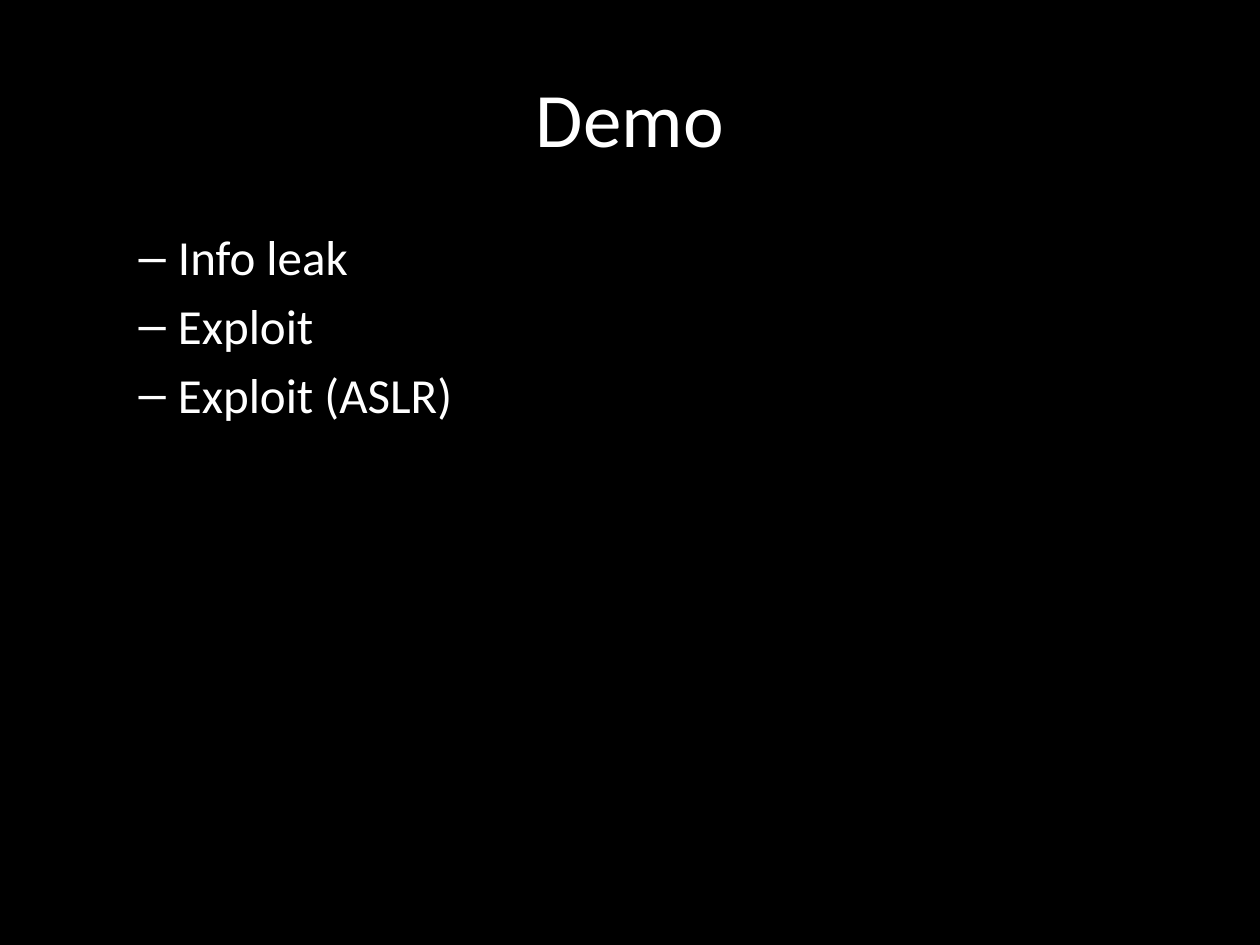
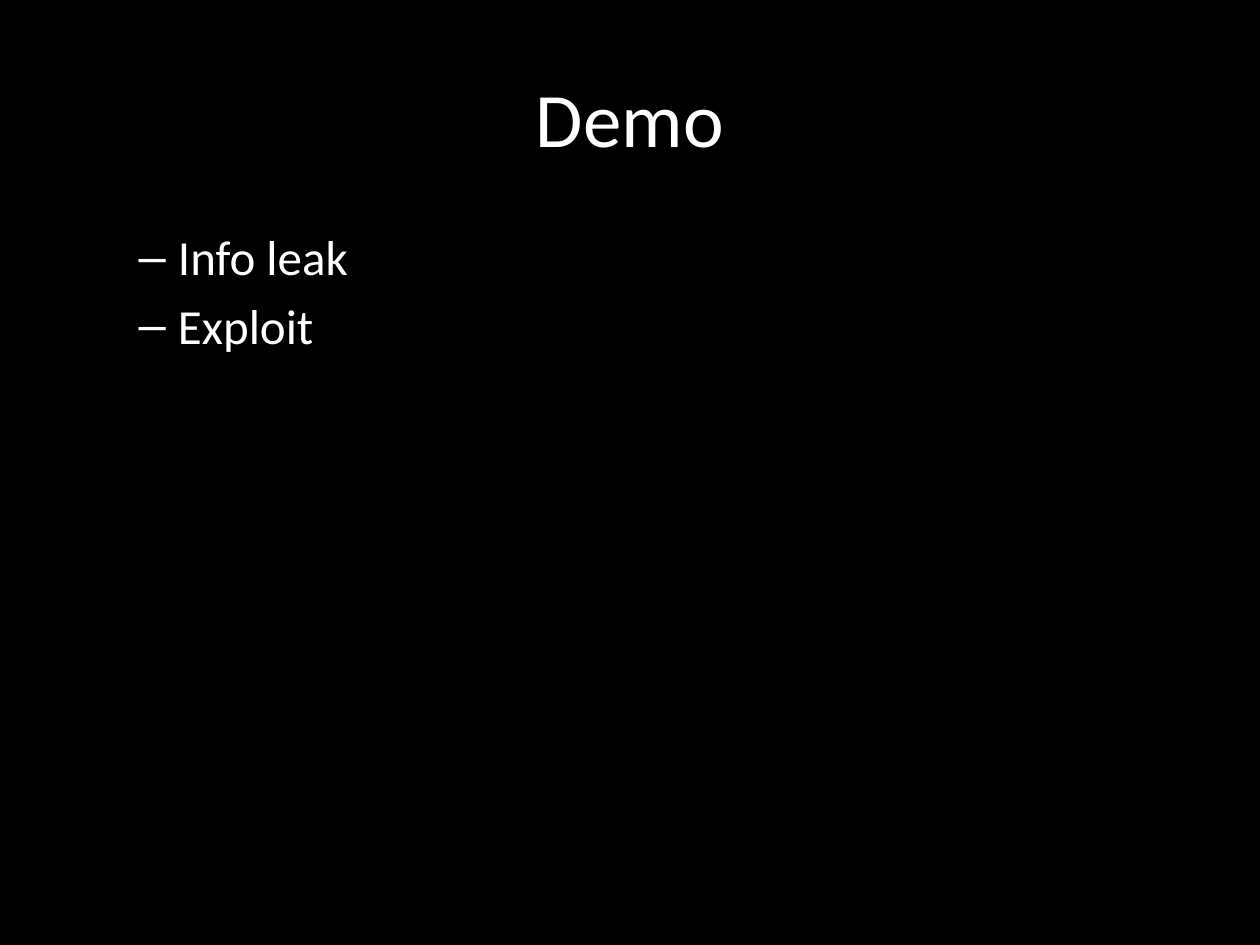
Before and after one commit to wuurrd/techzonepresentation, a slide deck: slide 20 of presentation.pptx (slide 17 before the commit). Drawn at 1260x945 pixels with LibreOffice and Linux fonts; fonts in the diff are those of the drawing. Boxes give left, top, right and bottom in pixels: in the first picture for what was removed or moved away, otherwise in the second. Text is boxed around its words. In the diff, an @@ line names an element or a change of style, - is before the commit and + after.

```diff
--- a/presentation.pptx
+++ b/presentation.pptx
@@ text at (x1=178, y1=377, x2=452, y2=421): paragraph removed @@
-  – Exploit (ASLR)
```
Also in this commit, not shown: 4 other slides changed, 5 slides added, 1 slide removed.
